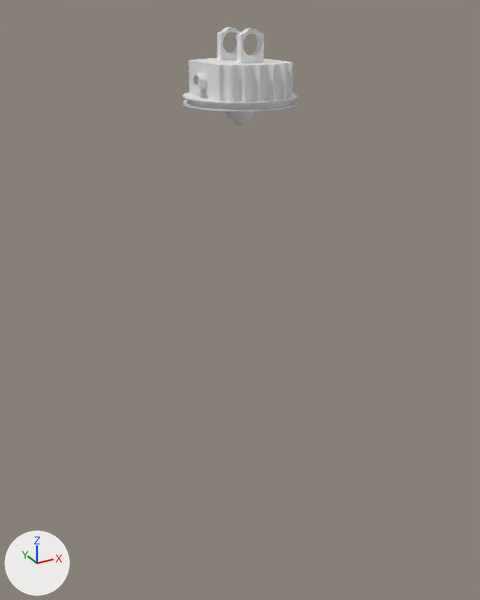
The Blender file MerlinEngine1D.blend as it was, and as the next commit left it.
Rendered twice from a 50 mm lens placed at (-8.16, -14.84, 7.3), pointed at (0.01, 0.02, -0.13). Arrows for +X, +Y and +Z are at lower left; the lights stay in place.

The older version as bpy lines, for what is in view:
```python
me_cone = bpy.data.meshes.new('Cone')
me_cone.from_pydata(...)  # 2978 vertices, 2420 faces; spans x -3.0..3.0, y -3.0..3.0, z -7.21..5.16
me_cone_001 = bpy.data.meshes.new('Cone.001')
me_cone_001.from_pydata(...)  # 1034 vertices, 745 faces, 1 loose edge; spans x -1.4..1.4, y -1.4..1.4, z -0.75..0.97
me_cylinder_005 = bpy.data.meshes.new('Cylinder.005')
me_cylinder_005.from_pydata(...)  # 3004 vertices, 2920 faces; spans x -1.16..2.45, y -1.0..1.0, z -1.38..10.9
ob_merlin1d = bpy.data.objects.new('Merlin1D', me_cone)
ob_merlin1d.location = (0.0, 0.0, 0.0)
ob_merlin1d.rotation_euler = (0.0, 0.0, 1.571)  # degrees (0, 0, 90)
ob_merlin1d.hide_viewport = True
ob_pintleinjector = bpy.data.objects.new('PintleInjector', me_cylinder_005)
ob_pintleinjector.location = (0.0, 0.0, 4.81)
ob_pintleinjector.rotation_euler = (0.0, 0.0, 3.142)  # degrees (0, 0, 180)
ob_pintleinjector.scale = (0.479, 0.479, 0.12)
ob_topchamber = bpy.data.objects.new('TopChamber', me_cone_001)
ob_topchamber.location = (0.0, 0.0, 5.91)
ob_topchamber.rotation_euler = (0.0, 0.0, 1.571)  # degrees (0, 0, 90)
```
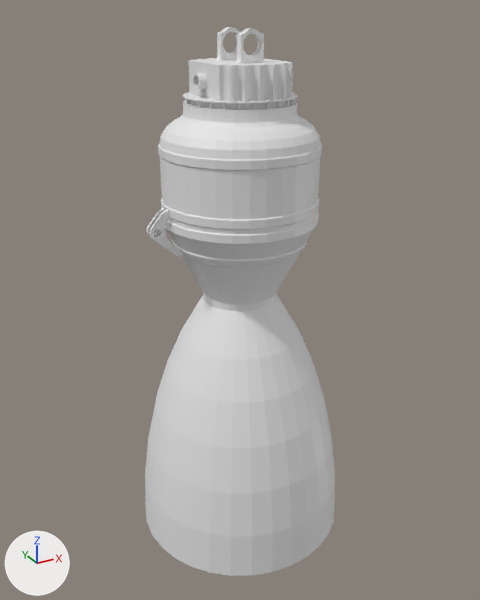
The change, as a list of edits to the scene's bpy script:
```text
Remove ob_pintleinjector:
    ob_pintleinjector = bpy.data.objects.new('PintleInjector', me_cylinder_005)
    ob_pintleinjector.location = (0.0, 0.0, 4.81)
    ob_pintleinjector.rotation_euler = (0.0, 0.0, 3.142)  # degrees (0, 0, 180)
    ob_pintleinjector.scale = (0.479, 0.479, 0.12)
Change ob_merlin1d:
    remove ob_merlin1d.hide_viewport = True
```

What differs and where, as boxes (x1, y1, x2, y2) in the pictures (480 x 600 px):
'Merlin1D', shown: after (145, 105, 335, 576)
'PintleInjector', deleted: before (193, 73, 254, 125)
